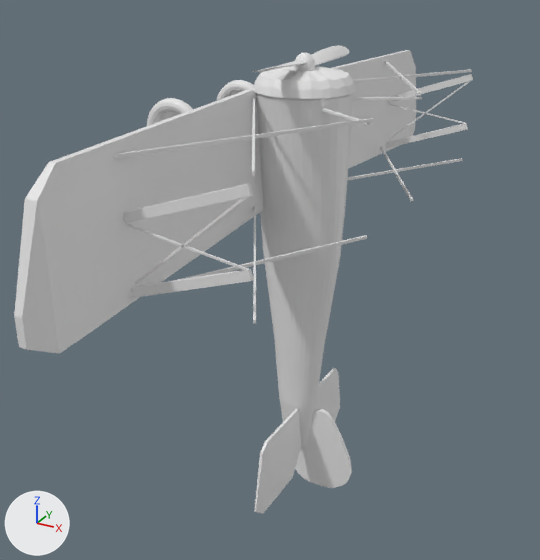
An edit to the Blender file Assets/models/plane.blend, drawn before and after from the same camera.
One viewpoint serves both versions: a camera (50 mm lens) standing at (1.27, -2.58, 0.92) and looking at (-0.13, -0.02, -0.36). The axes (+X, +Y, +Z) are drawn at lower left. The lights are the same throughout.

Names of what the first picture shows: 'back-sail', 'back-wing', 'body', 'bottom-wing', 'left-wing-support', 'propellers', 'right-wing-support', 'right-wing-support-back', 'right-wing-support-front', 'wheel-right'.
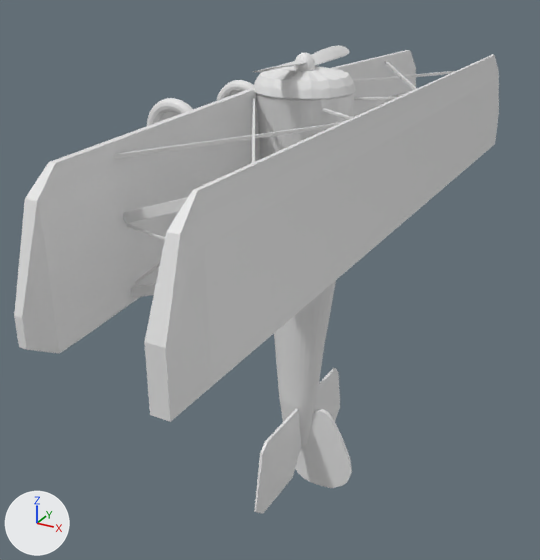
Location of each change, (x1, y1, x2, y2) in pixels of the pictures (540 x 560 px):
'top-wing', shown: after (144, 55, 499, 422)
'right-wing-support', unchanged, covered by the edit: before (123, 183, 254, 298); after (123, 197, 188, 298)
'left-wing-support', unchanged, covered by the edit: before (386, 74, 473, 148); after (388, 90, 413, 101)

Diff of the bpy script that builds the scene:
```diff
--- a/Assets/models/plane.blend.py
+++ b/Assets/models/plane.blend.py
@@ ob_top_wing @@
 ob_top_wing.scale = (0.238, 1.48, 0.238)
-ob_top_wing.hide_set(True)
```
